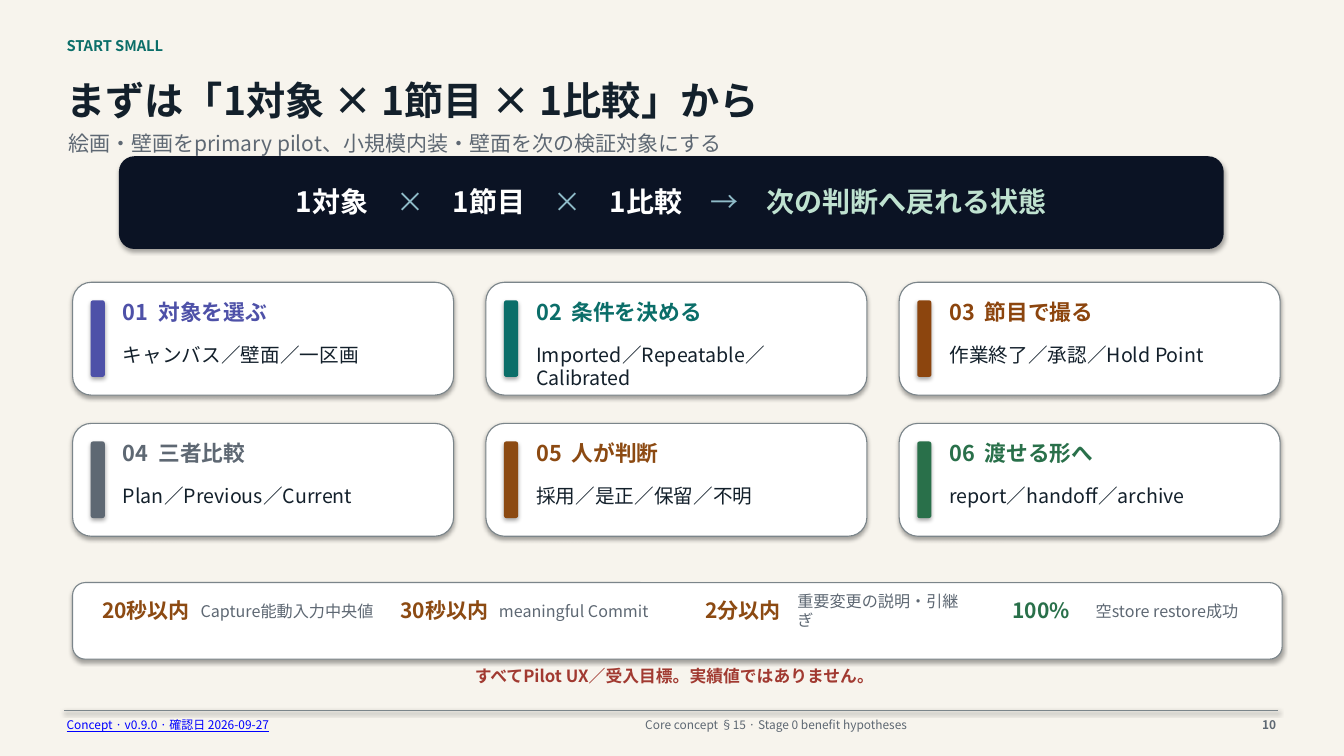
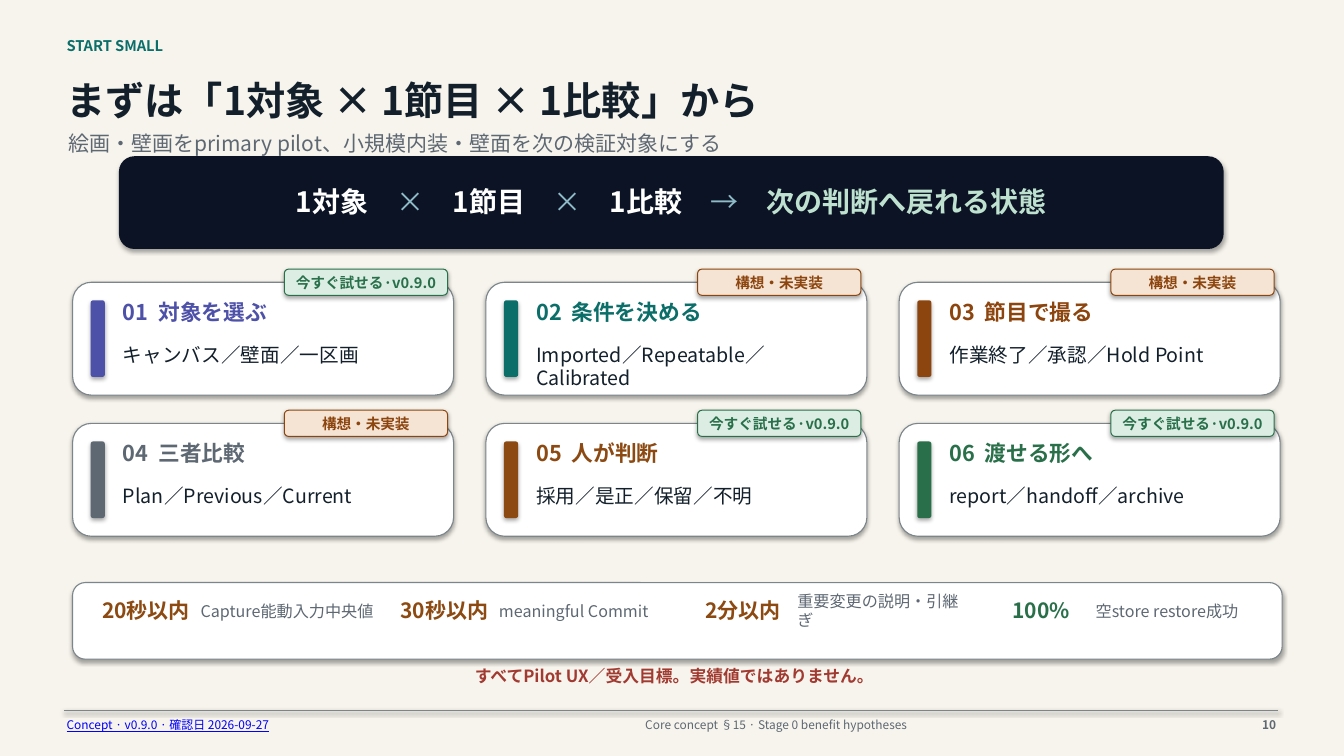
Before and after one commit to howlrs/synapsegit, a slide deck: slide 10 of docs/presentations/synapsegit_user_scenarios_ja.pptx. Drawn at 1344x756 pixels with LibreOffice and Linux fonts; fonts in the diff are those of the drawing. Boxes give left, top, right and bottom in pixels: in the first picture for what was removed or moved away, otherwise in the second. Text is boxed around its words. In the diff, an @@ line names an element or a change of style, - is before the commit and + after.

```diff
--- a/docs/presentations/synapsegit_user_scenarios_ja.pptx
+++ b/docs/presentations/synapsegit_user_scenarios_ja.pptx
@@ rounded rectangle added at [284, 269, 448, 295], fill #DCEEE4, outline #29704A 0.7 pt, 10.5 pt, text #29704A, bold @@
+今すぐ試せる·v0.9.0
@@ rounded rectangle added at [698, 269, 861, 295], fill #F5E4D4, outline #8C450E 0.7 pt, 10.5 pt, text #8C450E, bold @@
+構想・未実装
@@ rounded rectangle added at [1111, 269, 1274, 295], fill #F5E4D4, outline #8C450E 0.7 pt, 10.5 pt, text #8C450E, bold @@
+構想・未実装
@@ rounded rectangle added at [284, 410, 448, 437], fill #F5E4D4, outline #8C450E 0.7 pt, 10.5 pt, text #8C450E, bold @@
+構想・未実装
@@ rounded rectangle added at [698, 410, 861, 437], fill #DCEEE4, outline #29704A 0.7 pt, 10.5 pt, text #29704A, bold @@
+今すぐ試せる·v0.9.0
@@ rounded rectangle added at [1111, 410, 1274, 437], fill #DCEEE4, outline #29704A 0.7 pt, 10.5 pt, text #29704A, bold @@
+今すぐ試せる·v0.9.0
```
Also in this commit, not shown: 8 other slides changed, 2 other files.
